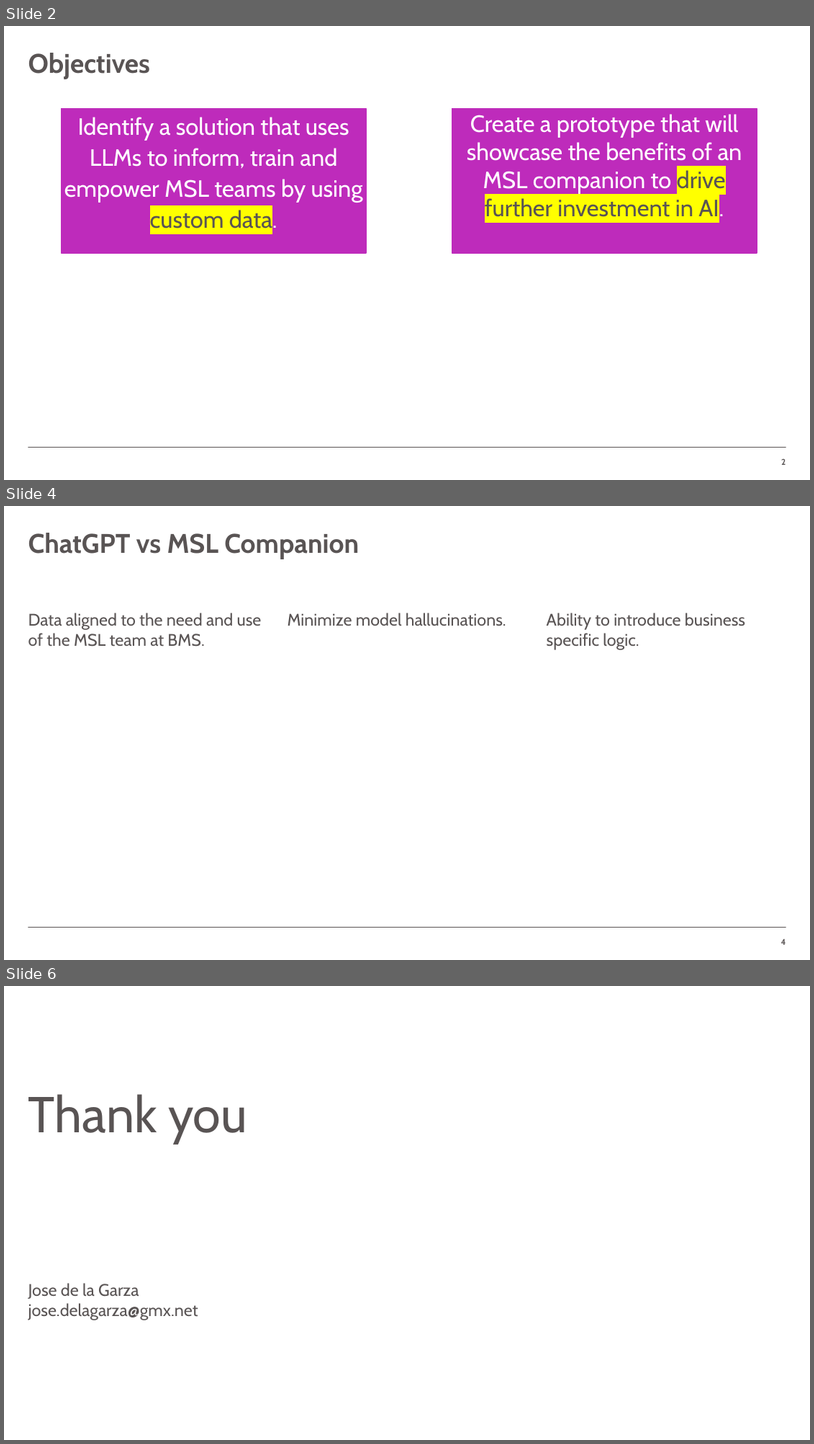
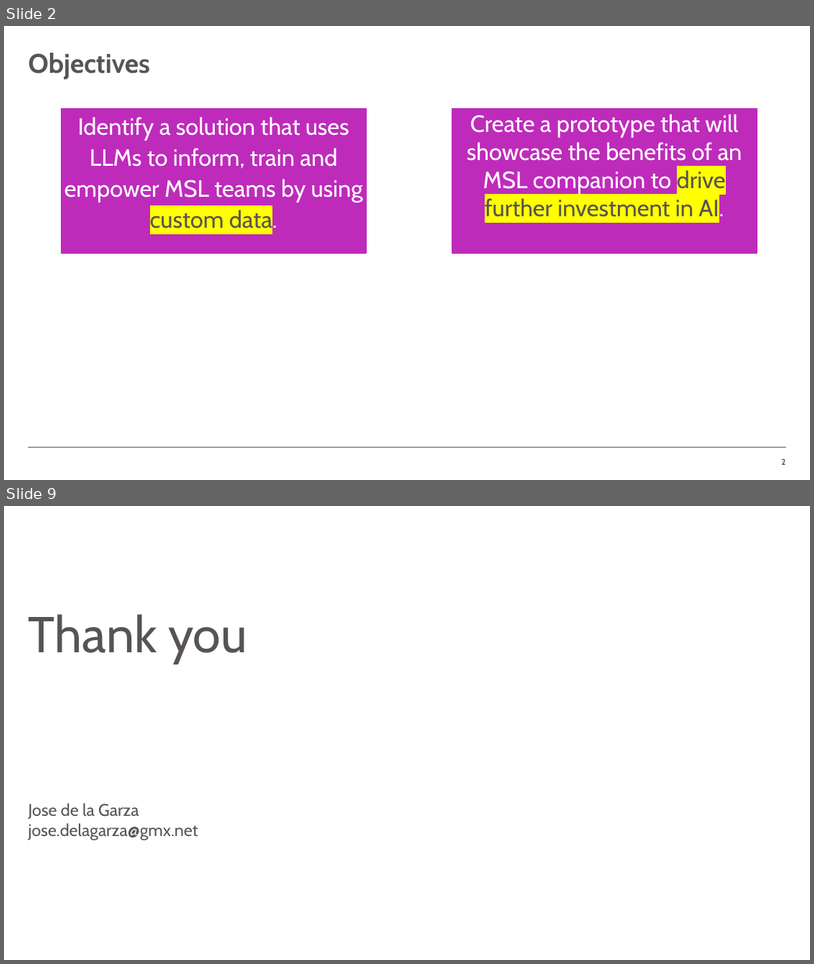
Before and after one commit to jcdlg/document-qa, a slide deck: ppt/msl-companion.pptx. Shown one above the other, each under a label of ours: slides 2, 4 and 6 before the commit, slides 2 and 9 after it; the slides between them are not shown. The pictures are 814x1444 and 814x964 pixels, drawn with LibreOffice and Linux fonts; fonts in the diff are those of the drawing; background and template pictures are left out. Boxes give left, top, right and bottom in pixels: in the first picture for what was removed or moved away, otherwise in the second. Text is boxed around its words. In the diff, an @@ line names an element or a change of style, - is before the commit and + after.

```diff
--- a/ppt/msl-companion.pptx
+++ b/ppt/msl-companion.pptx
@@ slide 4 removed at [4, 506, 810, 960], background #FFFFFF; not listed: 1 template element that a slide beside it also shows @@
@@ title removed at [28, 533, 359, 559] @@
-ChatGPT vs MSL Companion
@@ text removed at [28, 613, 262, 646] @@
-Data aligned to the need and use of the MSL team at BMS.
@@ text removed at [288, 613, 507, 626] @@
-Minimize model hallucinations.
@@ text removed at [547, 613, 746, 650] @@
-Ability to introduce business specific logic.
@@ page number removed at [782, 939, 787, 944] @@
-4
@@ what was slide 6 is now slide 9 @@
```
Also in this commit, not shown: 2 slides changed, 4 slides added, 4 other files.
